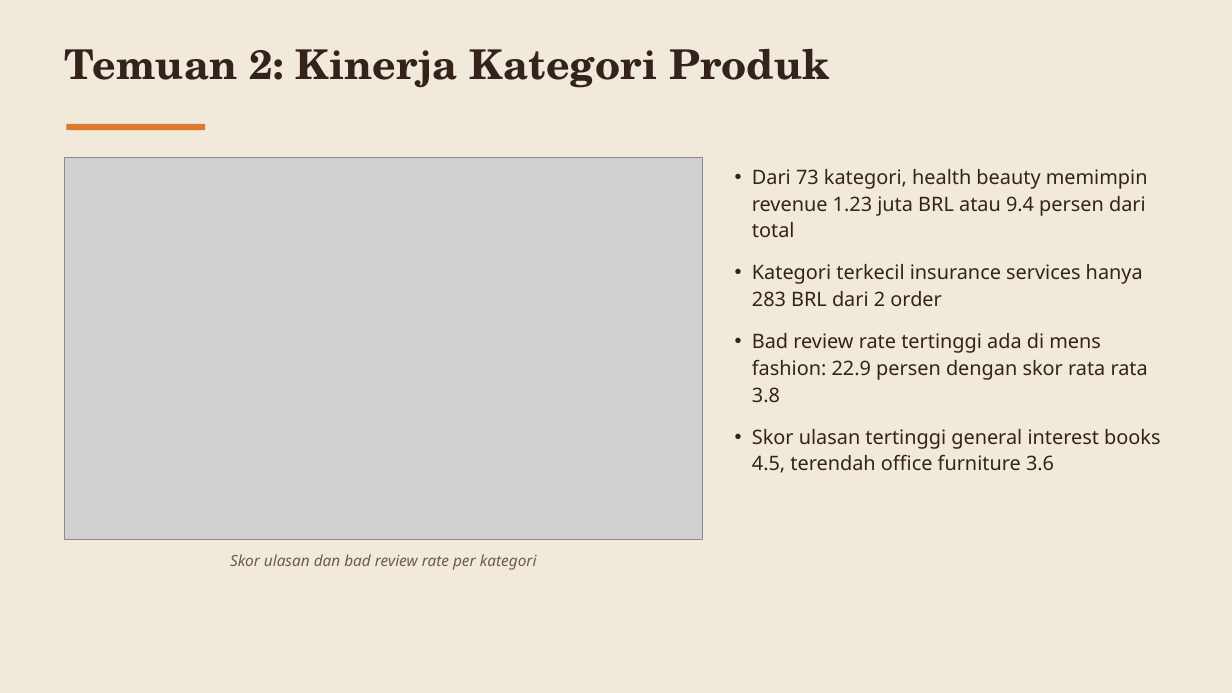
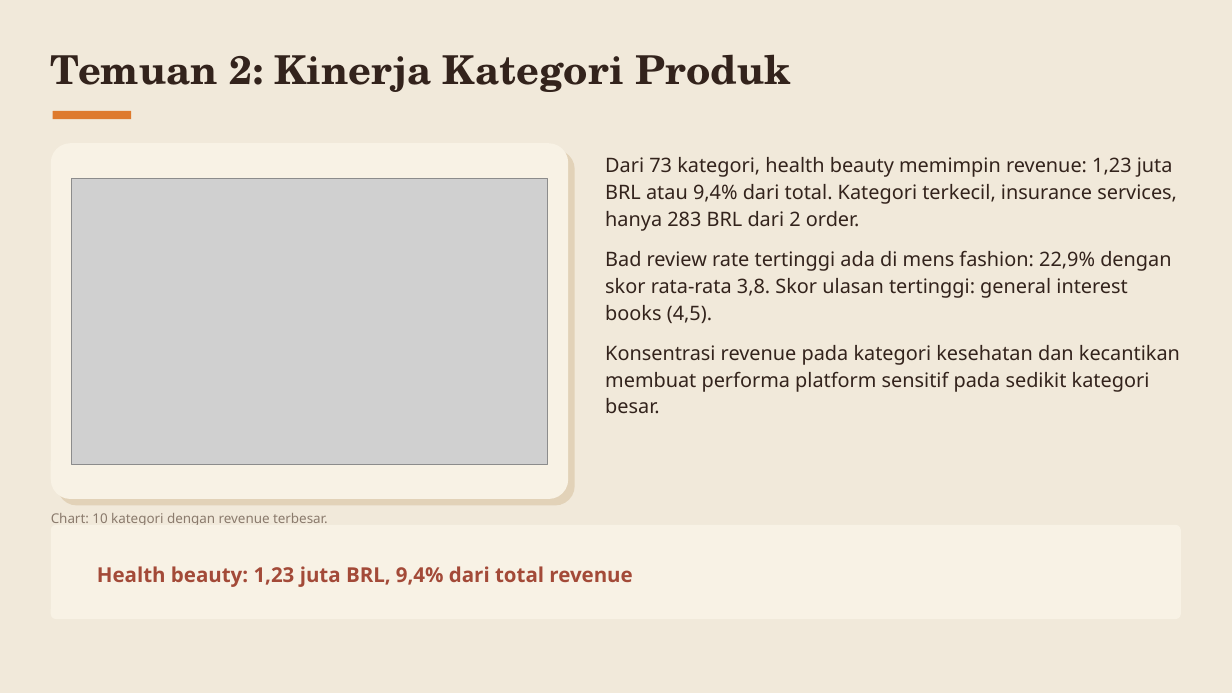
Before and after one commit to baghizash/olist-brazilian-ecommerce-analysis, a slide deck: slide 5 of Portofolio-Analisis-Ecommerce-Olist.pptx. Drawn at 1232x693 pixels with LibreOffice and Linux fonts; fonts in the diff are those of the drawing; grey boxes stand for pictures. Boxes give left, top, right and bottom in pixels: in the first picture for what was removed or moved away, otherwise in the second. Text is boxed around its words. In the diff, an @@ line names an element or a change of style, - is before the commit and + after.

```diff
--- a/Portofolio-Analisis-Ecommerce-Olist.pptx
+++ b/Portofolio-Analisis-Ecommerce-Olist.pptx
@@ text "Temuan 2: Kinerja Kategori Produk": place and size @@
-text "Temuan 2: Kinerja Kategori Produk" at bbox=[65, 48, 830, 88]
+text "Temuan 2: Kinerja Kategori Produk" at bbox=[51, 54, 791, 92]
@@ text "Temuan 2: Kinerja Kategori Produk" at bbox=[51, 54, 791, 92]: size 32 to 31 pt; line spacing 1 to 1.13; less space between paragraphs @@
@@ rounded rectangle: place and size @@
-rounded rectangle at bbox=[67, 124, 205, 130]
+rounded rectangle at bbox=[53, 111, 131, 119]
@@ rounded rectangle at bbox=[53, 111, 131, 119]: rectangle to rounded rectangle @@
@@ rounded rectangle added at bbox=[51, 143, 568, 499], fill #F8F2E5 @@
@@ rounded rectangle added at bbox=[57, 150, 575, 506], fill #E2D2B8 @@
@@ picture: place and size @@
-picture at bbox=[65, 157, 702, 540]
+picture at bbox=[71, 178, 548, 465]
@@ text at bbox=[605, 157, 1180, 413]: text changed @@
-• Dari 73 kategori, health beauty memimpin revenue 1.23 juta BRL atau 9.4 persen dari total
-• Kategori terkecil insurance services hanya 283 BRL dari 2 order
-• Bad review rate tertinggi ada di mens fashion: 22.9 persen dengan skor rata rata 3.8
-• Skor ulasan tertinggi general interest books 4.5, terendah office furniture 3.6
+Dari 73 kategori, health beauty memimpin revenue: 1,23 juta BRL atau 9,4% dari total. Kategori terkecil, insurance services, hanya 283 BRL dari 2 order.
+Bad review rate tertinggi ada di mens fashion: 22,9% dengan skor rata-rata 3,8. Skor ulasan tertinggi: general interest books (4,5).
+Konsentrasi revenue pada kategori kesehatan dan kecantikan membuat performa platform sensitif pada sedikit kategori besar.
@@ text added at bbox=[51, 513, 328, 525], 10.5 pt, text #8A7A6C @@
+Chart: 10 kategori dengan revenue terbesar.
@@ rounded rectangle added at bbox=[51, 525, 1181, 619], fill #F8F2E5 @@
@@ text added at bbox=[97, 566, 632, 587], 16 pt, text #A34A38, bold @@
+Health beauty: 1,23 juta BRL, 9,4% dari total revenue
@@ text removed at bbox=[230, 554, 537, 570] @@
-Skor ulasan dan bad review rate per kategori
```
Also in this commit, not shown: 7 other slides changed, 2 slides added, 2 slides removed.
